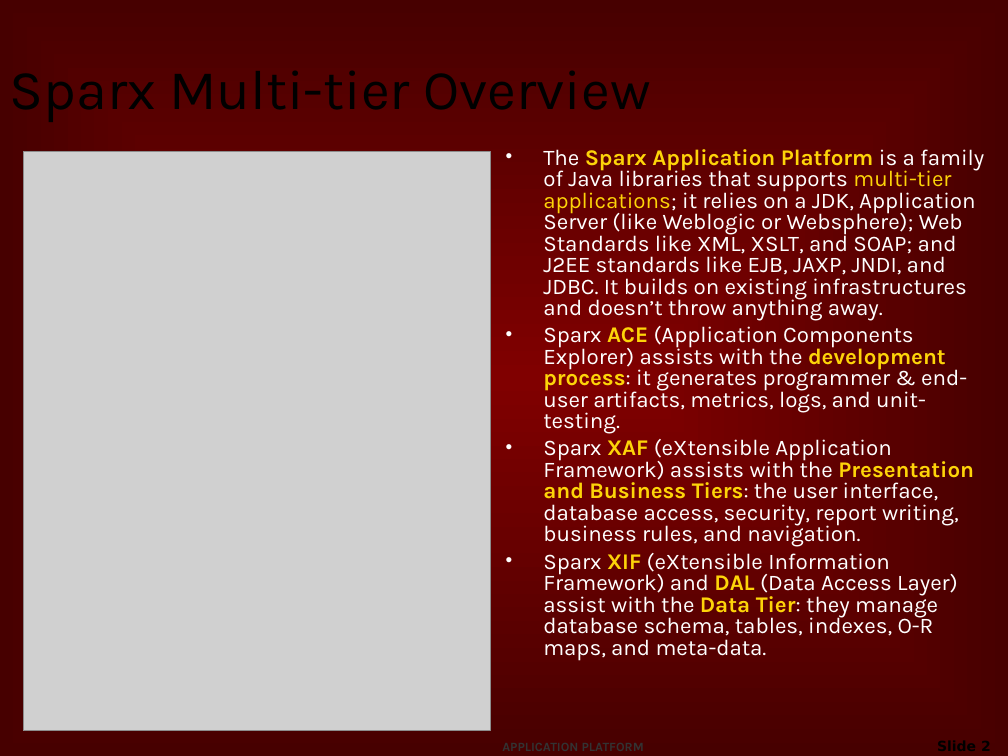
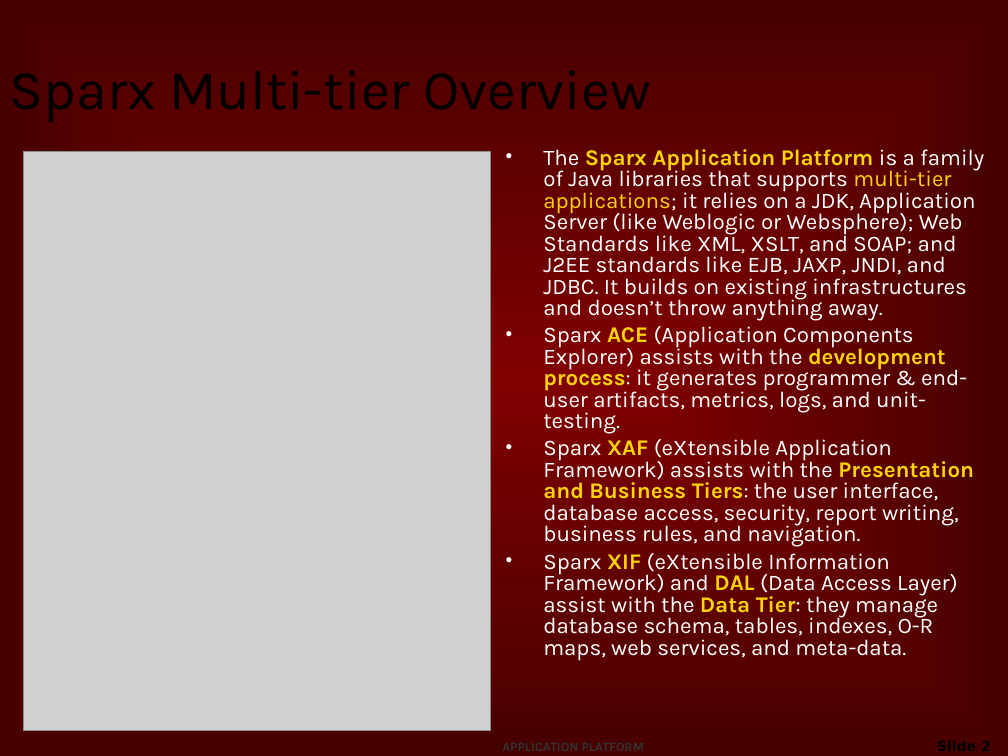
Before and after one commit to netspective/sparx-2001, a slide deck: slide 2 of Sparx/web-shared/docs/project/Introduction_to_Sparx.ppt. Drawn at 1008x756 pixels with LibreOffice and Linux fonts; fonts in the diff are those of the drawing; grey boxes stand for pictures; background and template pictures are left out. Boxes give left, top, right and bottom in pixels: in the first picture for what was removed or moved away, otherwise in the second. Text is boxed around its words. In the diff, an @@ line names an element or a change of style, - is before the commit and + after.

```diff
--- a/Sparx/web-shared/docs/project/Introduction_to_Sparx.ppt
+++ b/Sparx/web-shared/docs/project/Introduction_to_Sparx.ppt
@@ text at [543,553,958,661]: text changed @@
-• Sparx XIF (eXtensible Information Framework) and DAL (Data Access Layer) assist with the Data Tier: they manage database schema, tables, indexes, O-R maps, and meta-data.
+• Sparx XIF (eXtensible Information Framework) and DAL (Data Access Layer) assist with the Data Tier: they manage database schema, tables, indexes, O-R maps, web services, and meta-data.
```
Also in this commit, not shown: 13 other slides changed, 26 slides added.
